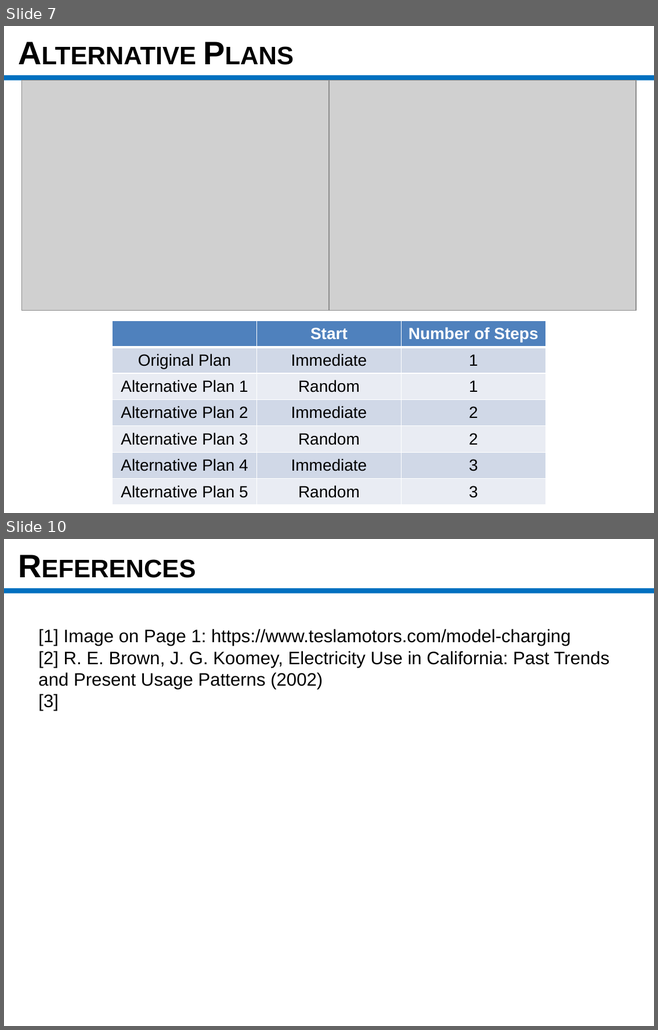
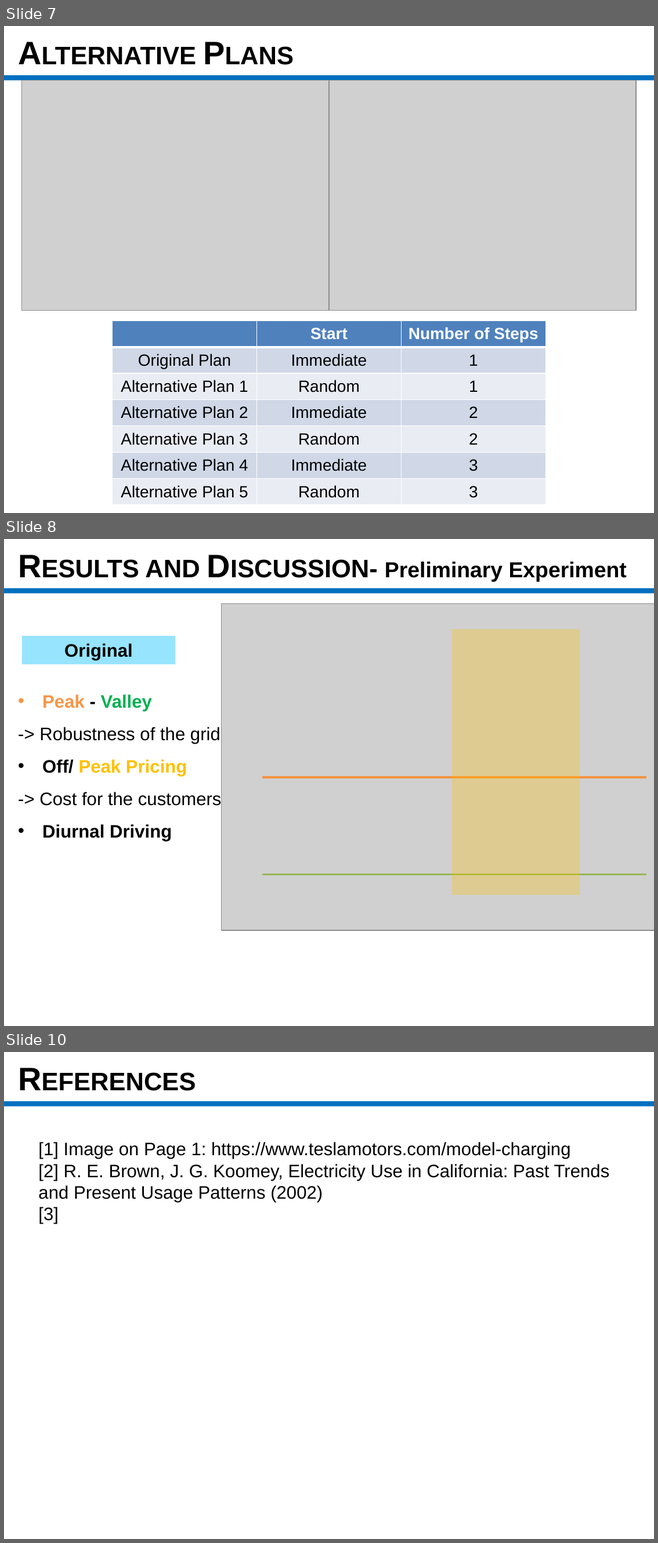
Before and after one commit to msssm/project_template, a slide deck: presentation/Final Presentation_mGrid.pptx. Shown one above the other, each under a label of ours: slides 7 and 10 before the commit, slides 7, 8 and 10 after it; the slides between them are not shown. The pictures are 658x1030 and 658x1543 pixels, drawn with LibreOffice and Linux fonts; fonts in the diff are those of the drawing; grey boxes stand for pictures. Boxes give left, top, right and bottom in pixels: in the first picture for what was removed or moved away, otherwise in the second. Text is boxed around its words. In the diff, an @@ line names an element or a change of style, - is before the commit and + after.

```diff
--- a/presentation/Final Presentation_mGrid.pptx
+++ b/presentation/Final Presentation_mGrid.pptx
@@ slide 8 added at [4,539,654,1026], background #FFFFFF @@
@@ text added at [145,560,626,582], 24 pt, text #000000, bold @@
+RESULTS AND DISCUSSION- Preliminary Experiment
@@ rectangle added at [4,588,654,594], fill #0070C0 @@
@@ picture added at [221,603,654,930] @@
@@ rectangle added at [22,636,176,664], fill #97E4FF, 20 pt, text #000000, bold @@
+Original
@@ rectangle added at [452,629,579,895], fill #FFC000 at 30% opacity @@
@@ text added at [39,694,221,841], 20 pt, text #000000 @@
+• Peak - Valley
+-> Robustness of the grid
+• Off/ Peak Pricing
+-> Cost for the customers
+• Diurnal Driving
@@ line added from (263, 777) to (646, 777), #F69240 2.25 pt @@
@@ line added from (263, 875) to (646, 875), #98B955 2.25 pt @@
```
Also in this commit, not shown: 1 slide changed, 1 slide removed.
